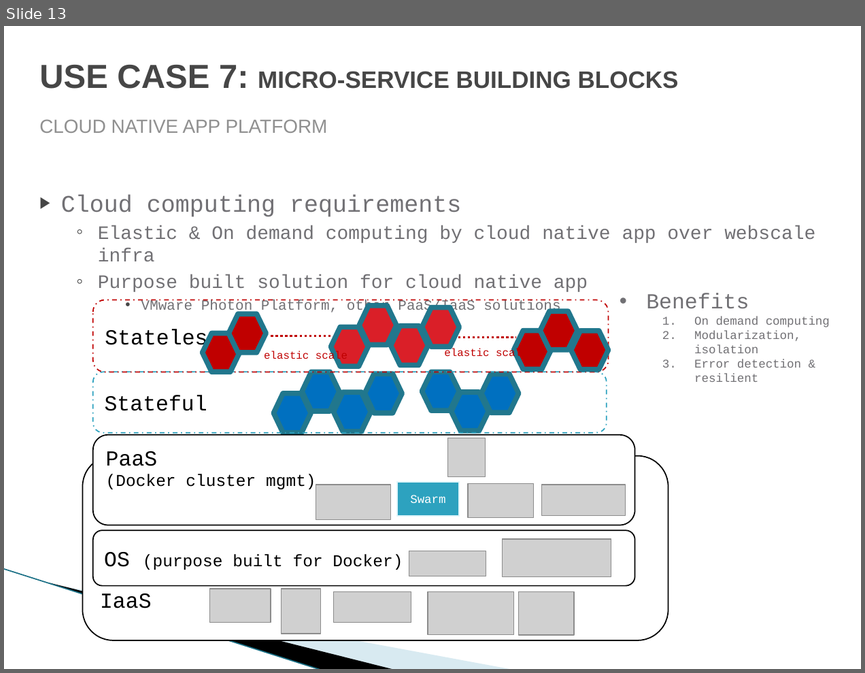
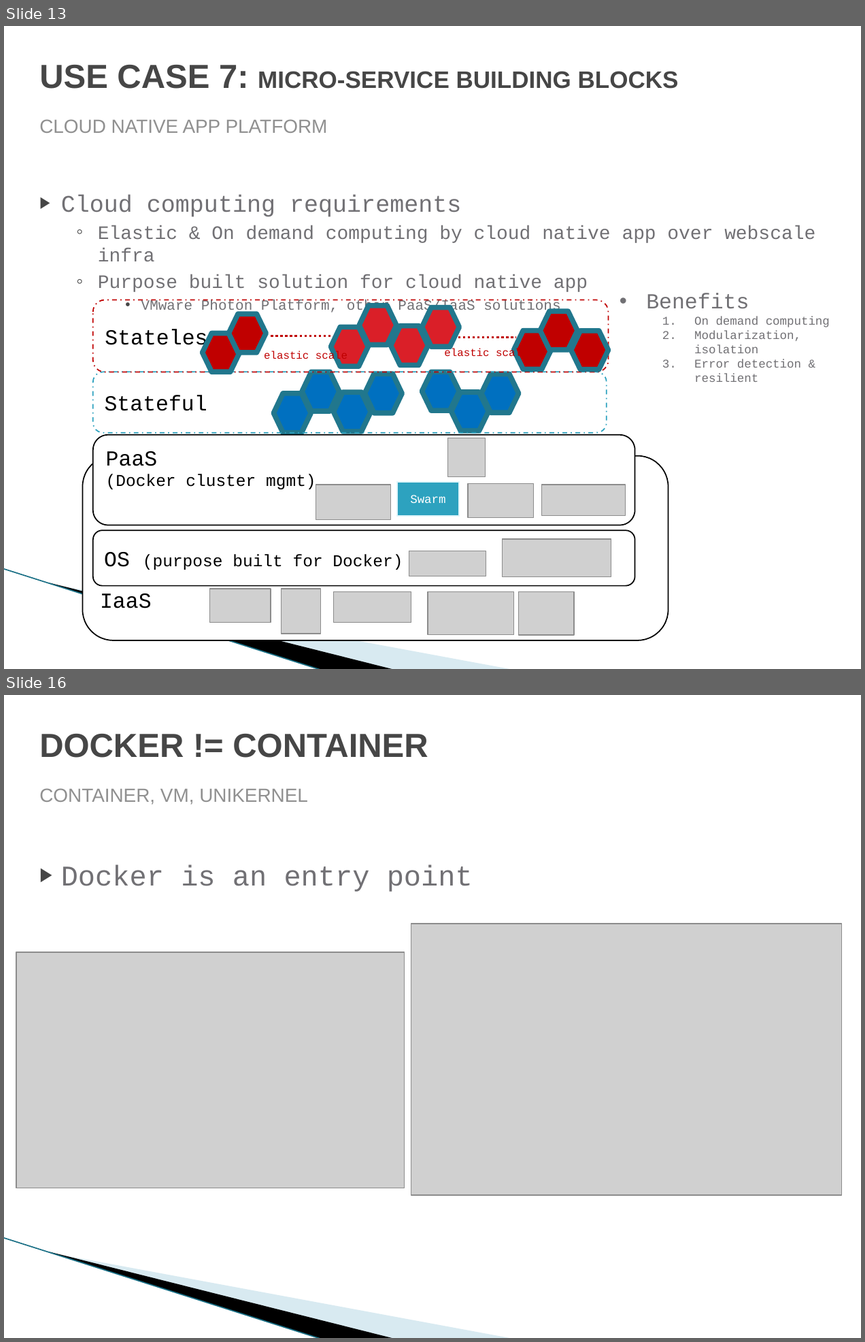
Before and after one commit to yangoliver/mydoc, a slide deck: slides/2016/docker_use_case_summary.pptx. Shown one above the other, each under a label of ours: slide 13 before the commit, slides 13 and 16 after it; the slides between them are not shown. The pictures are 865x673 and 865x1342 pixels, drawn with LibreOffice and Linux fonts; fonts in the diff are those of the drawing; grey boxes stand for pictures; background and template pictures are left out. Boxes give left, top, right and bottom in pixels: in the first picture for what was removed or moved away, otherwise in the second. Text is boxed around its words. In the diff, an @@ line names an element or a change of style, - is before the commit and + after.

Commit message:
updated: new unikernel use cases and format clean up

```diff
--- a/slides/2016/docker_use_case_summary.pptx
+++ b/slides/2016/docker_use_case_summary.pptx
@@ slide 16 added at (4,695,861,1338), background #FFFFFF; not listed: 3 template elements that a slide beside it also shows @@
@@ title added at (39,734,428,758), 28 pt, text #464646, bold @@
+DOCKER != CONTAINER
@@ subtitle added at (39,788,308,804), 16 pt, text #909090 @@
+CONTAINER, VM, UNIKERNEL
@@ text added at (61,864,473,892), 24 pt, text #717074 @@
+▶ Docker is an entry point
@@ picture added at (411,923,842,1195) @@
@@ picture added at (16,952,404,1187) @@
```
Also in this commit, not shown: 7 slides changed, 1 other slide added, 1 other file.
